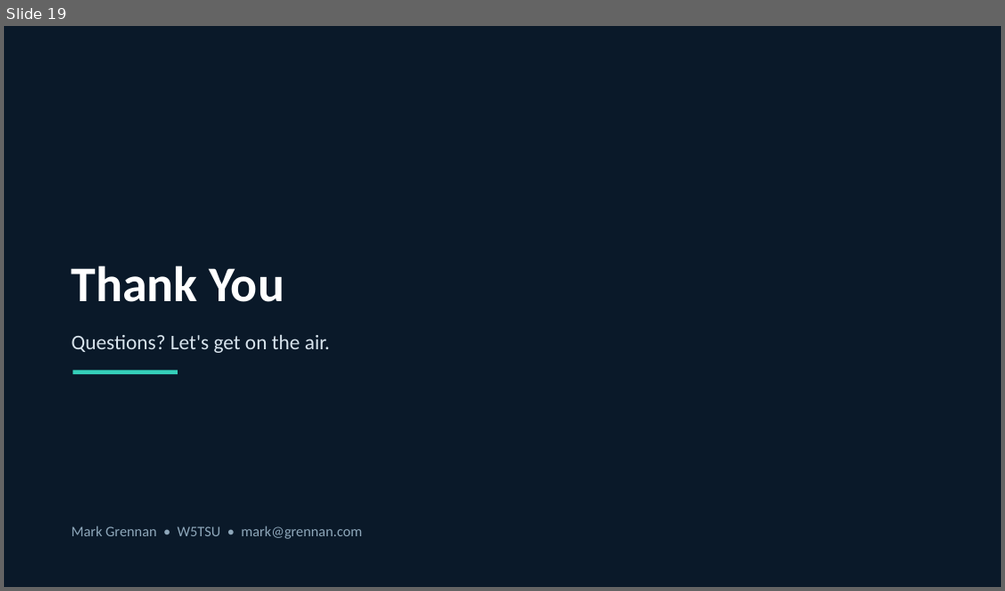
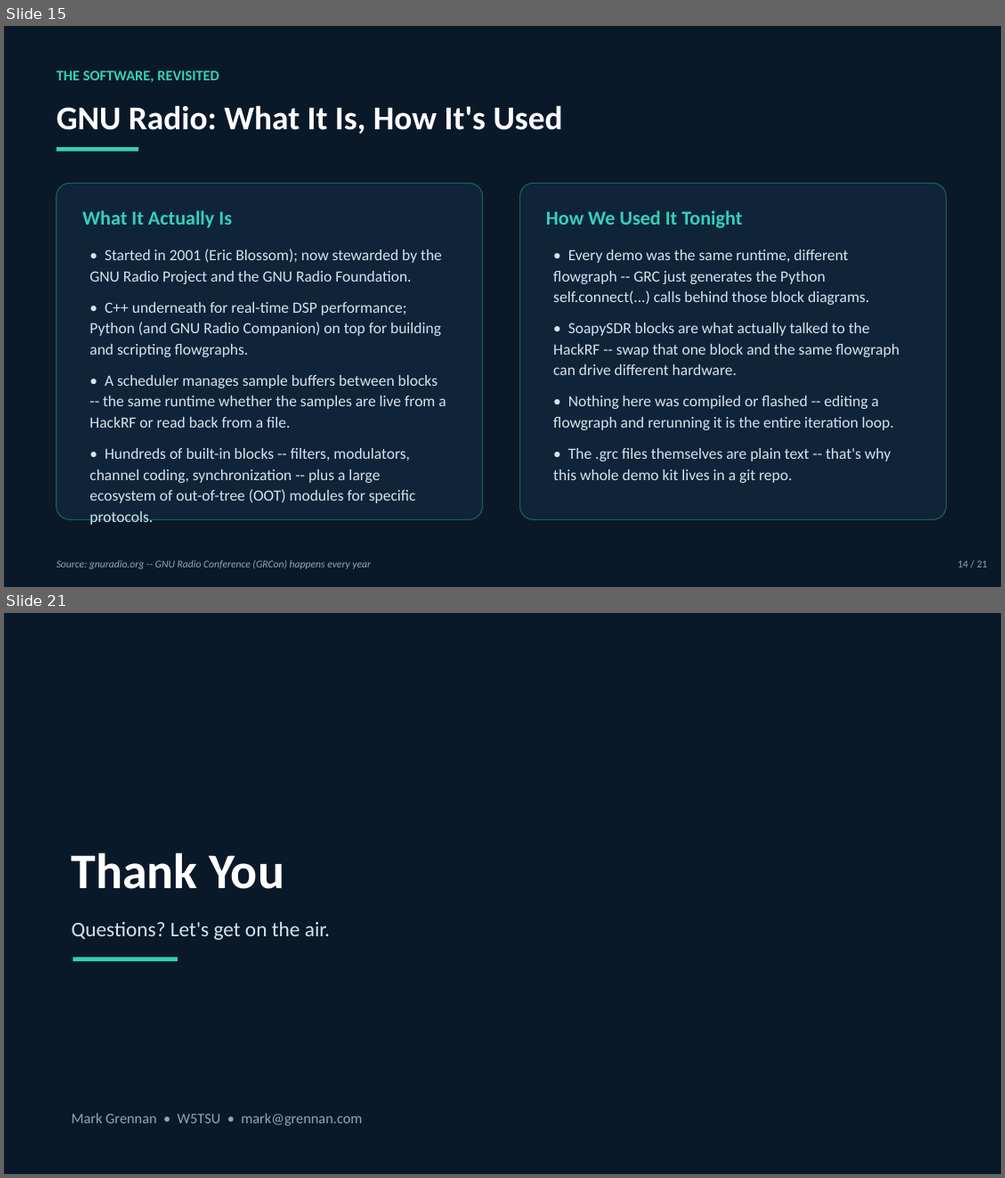
Before and after one commit to W5TSU/SDR-Demo, a slide deck: slides/SDR_Demo.pptx. Shown one above the other, each under a label of ours: slide 19 before the commit, slides 15 and 21 after it; the slides between them are not shown. The pictures are 1005x591 and 1005x1178 pixels, drawn with LibreOffice and Linux fonts; fonts in the diff are those of the drawing. Boxes give left, top, right and bottom in pixels: in the first picture for what was removed or moved away, otherwise in the second. Text is boxed around its words. In the diff, an @@ line names an element or a change of style, - is before the commit and + after.

```diff
--- a/slides/SDR_Demo.pptx
+++ b/slides/SDR_Demo.pptx
@@ slide 15 added at [4,26,1001,587], background #FFFFFF @@
@@ rectangle added at [4,26,1001,587], fill #0A1929 @@
@@ text added at [57,70,219,82], 14 pt, text #35D0BA, bold @@
+THE SOFTWARE, REVISITED
@@ text added at [57,105,563,134], 32 pt, text #FFFFFF, bold @@
+GNU Radio: What It Is, How It's Used
@@ rectangle added at [57,147,138,151], fill #35D0BA @@
@@ rounded rectangle added at [57,183,483,520], fill #0F2438, outline #1B5E58 1 pt @@
@@ rounded rectangle added at [520,183,947,520], fill #0F2438, outline #1B5E58 1 pt @@
@@ text added at [82,210,232,228], 19 pt, text #35D0BA, bold @@
+What It Actually Is
@@ text added at [546,210,742,228], 19 pt, text #35D0BA, bold @@
+How We Used It Tonight
@@ text added at [89,248,445,503], 15 pt, text #D7E3EC @@
+• Started in 2001 (Eric Blossom); now stewarded by the GNU Radio Project and the GNU Radio Foundation.
+• C++ underneath for real-time DSP performance; Python (and GNU Radio Companion) on top for building and scripting flowgraphs.
+• A scheduler manages sample buffers between blocks -- the same runtime whether the samples are live from a HackRF or read back from a file.
+• Hundreds of built-in blocks -- filters, modulators, channel coding, synchronization -- plus a large ecosystem of out-of-tree (OOT) modules for specific protocols.
@@ text added at [553,249,898,483], 15 pt, text #D7E3EC @@
+• Every demo was the same runtime, different flowgraph -- GRC just generates the Python self.connect(...) calls behind those block diagrams.
+• SoapySDR blocks are what actually talked to the HackRF -- swap that one block and the same flowgraph can drive different hardware.
+• Nothing here was compiled or flashed -- editing a flowgraph and rerunning it is the entire iteration loop.
+• The .grc files themselves are plain text -- that's why this whole demo kit lives in a git repo.
@@ text added at [57,560,371,569], 10 pt, text #8EA7BA, italic @@
+Source: gnuradio.org -- GNU Radio Conference (GRCon) happens every year
@@ text added at [957,560,987,567], 10 pt, text #8EA7BA @@
+14 / 21
@@ what was slide 19 is now slide 21 @@
```
Also in this commit, not shown: 17 slides changed, 1 other slide added, 5 other files.
